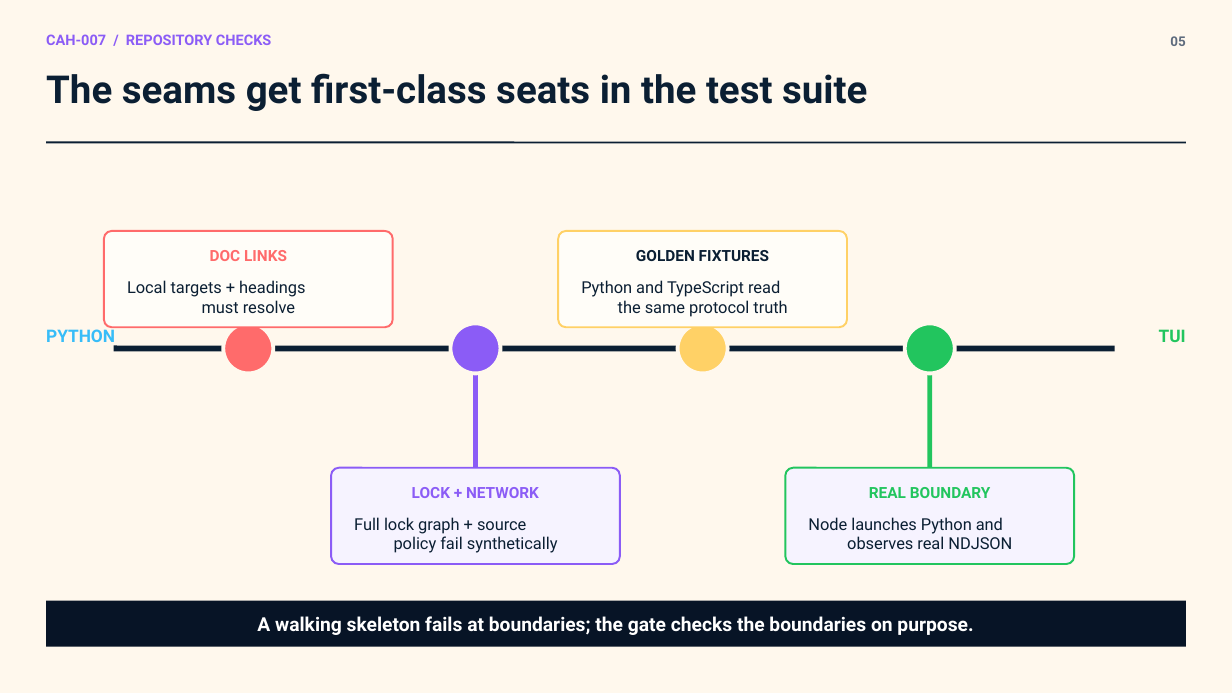
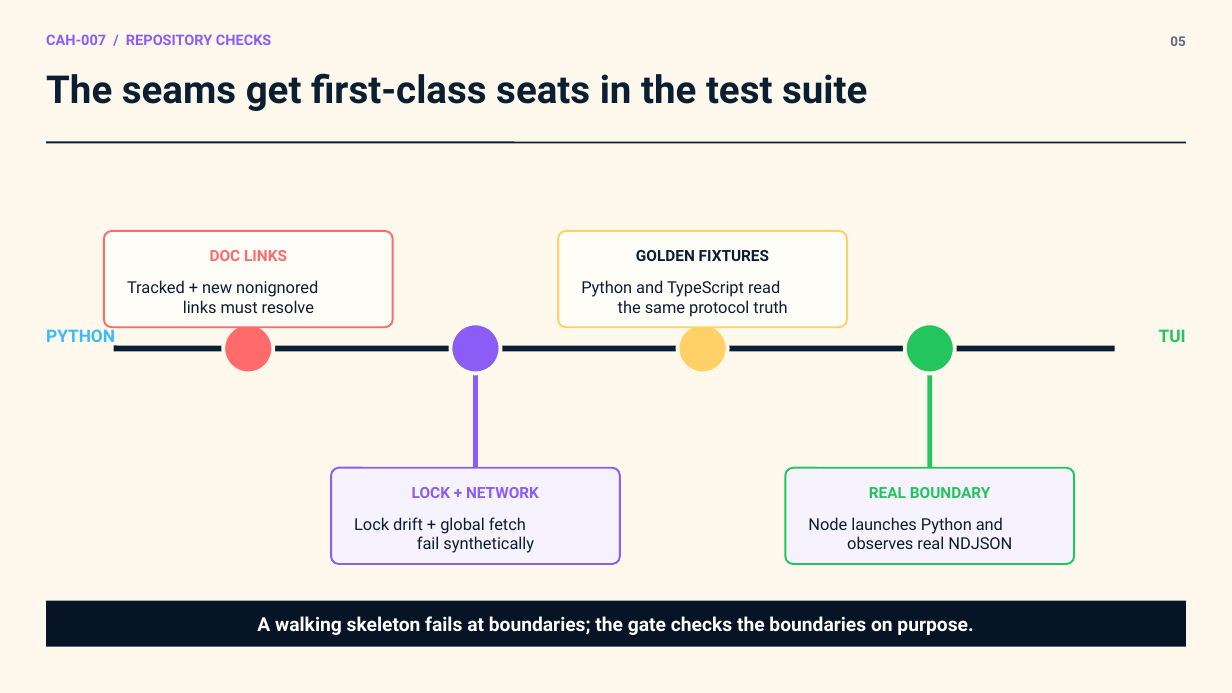
Before and after one commit to jimmie-potts/code-assist-harness, a slide deck: slide 5 of docs/lessons/assets/cah-007-repository-checks.pptx. Drawn at 1232x693 pixels with LibreOffice and Linux fonts; fonts in the diff are those of the drawing. Boxes give left, top, right and bottom in pixels: in the first picture for what was removed or moved away, otherwise in the second. Text is boxed around its words. In the diff, an @@ line names an element or a change of style, - is before the commit and + after.

Commit message:
Address remaining repository policy feedback

```diff
--- a/docs/lessons/assets/cah-007-repository-checks.pptx
+++ b/docs/lessons/assets/cah-007-repository-checks.pptx
@@ text at [127,280,318,313]: text changed @@
-Local targets + headings
-must resolve
+Tracked + new nonignored
+links must resolve
@@ text at [354,517,534,553]: text changed @@
-Full lock graph + source
-policy fail synthetically
+Lock drift + global fetch
+fail synthetically
```
Also in this commit, not shown: 2 other slides changed, 9 other files.
